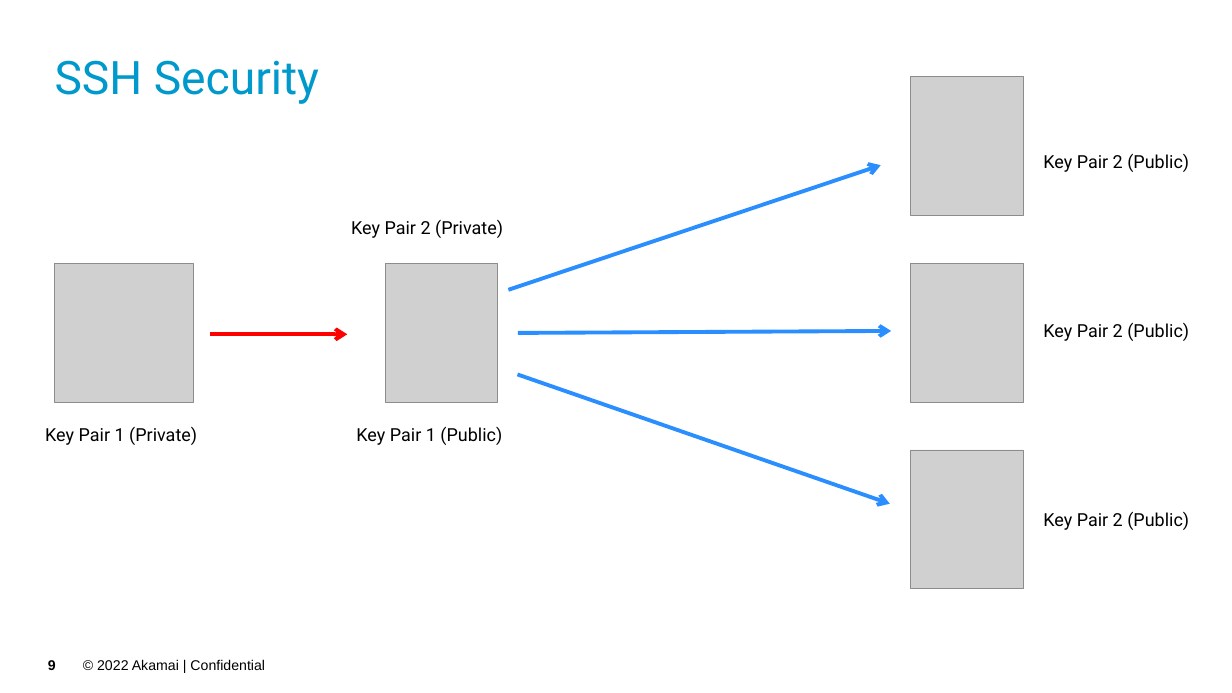
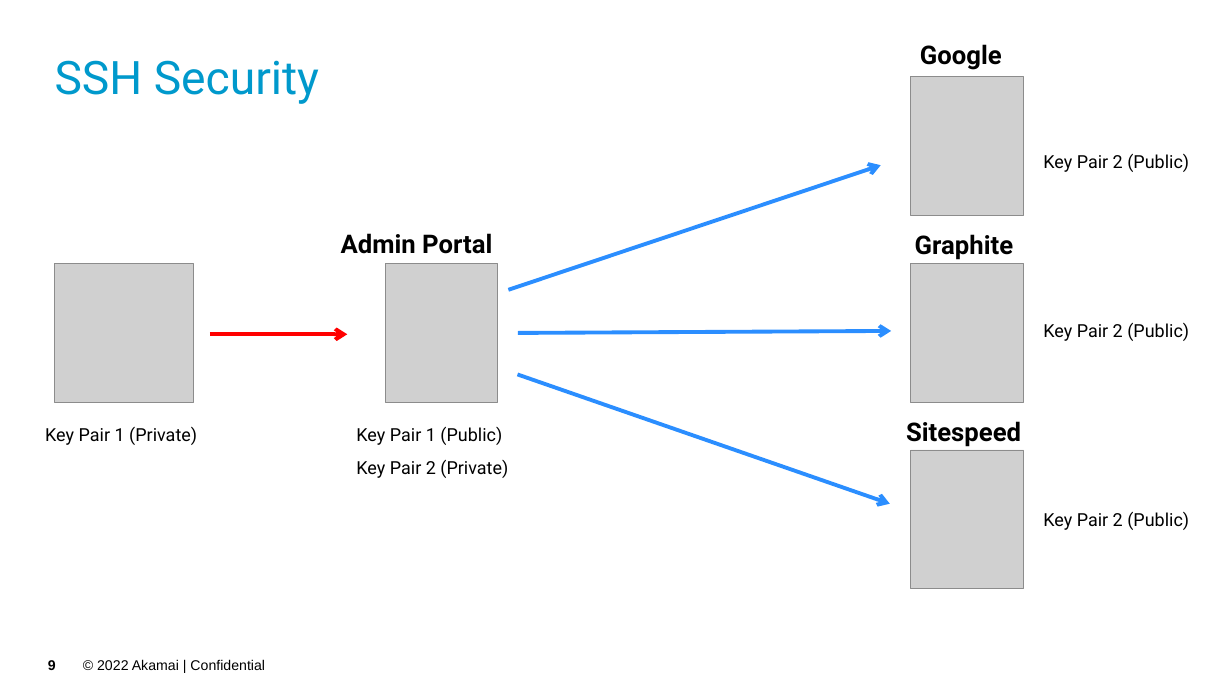
Before and after one commit to akamai-consulting/sitespeed, a slide deck: slide 9 of Info/Overview.pptx. Drawn at 1232x693 pixels with LibreOffice and Linux fonts; fonts in the diff are those of the drawing; grey boxes stand for pictures; background and template pictures are left out. Boxes give left, top, right and bottom in pixels: in the first picture for what was removed or moved away, otherwise in the second. Text is boxed around its words. In the diff, an @@ line names an element or a change of style, - is before the commit and + after.

```diff
--- a/Info/Overview.pptx
+++ b/Info/Overview.pptx
@@ text added at box(920, 44, 1002, 70), 20 pt, text #000000, bold @@
+Google
@@ text added at box(341, 233, 492, 254), 20 pt, text #000000, bold @@
+Admin Portal
@@ text added at box(915, 234, 1013, 260), 20 pt, text #000000, bold @@
+Graphite
@@ text added at box(906, 421, 1021, 447), 20 pt, text #000000, bold @@
+Sitespeed
@@ text "Key Pair 2 (Private)": place and size @@
-text "Key Pair 2 (Private)" at box(351, 220, 503, 238)
+text "Key Pair 2 (Private)" at box(356, 460, 508, 478)
```
Also in this commit, not shown: 1 other slide changed, 7 other files.
